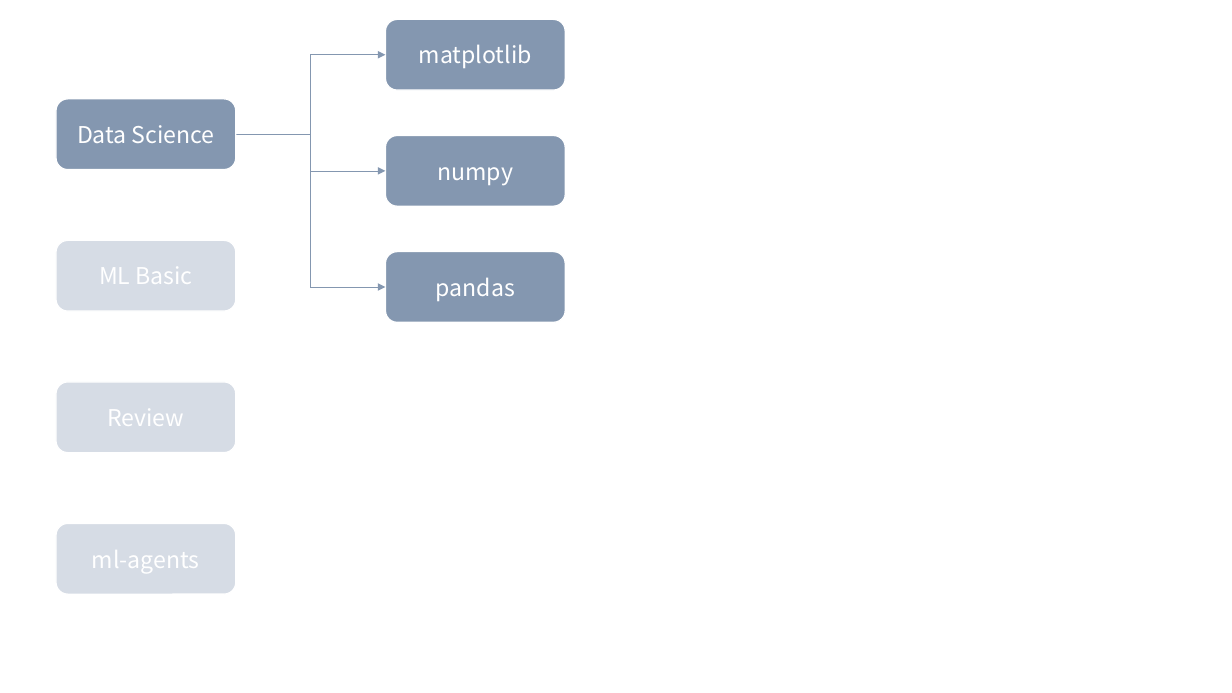
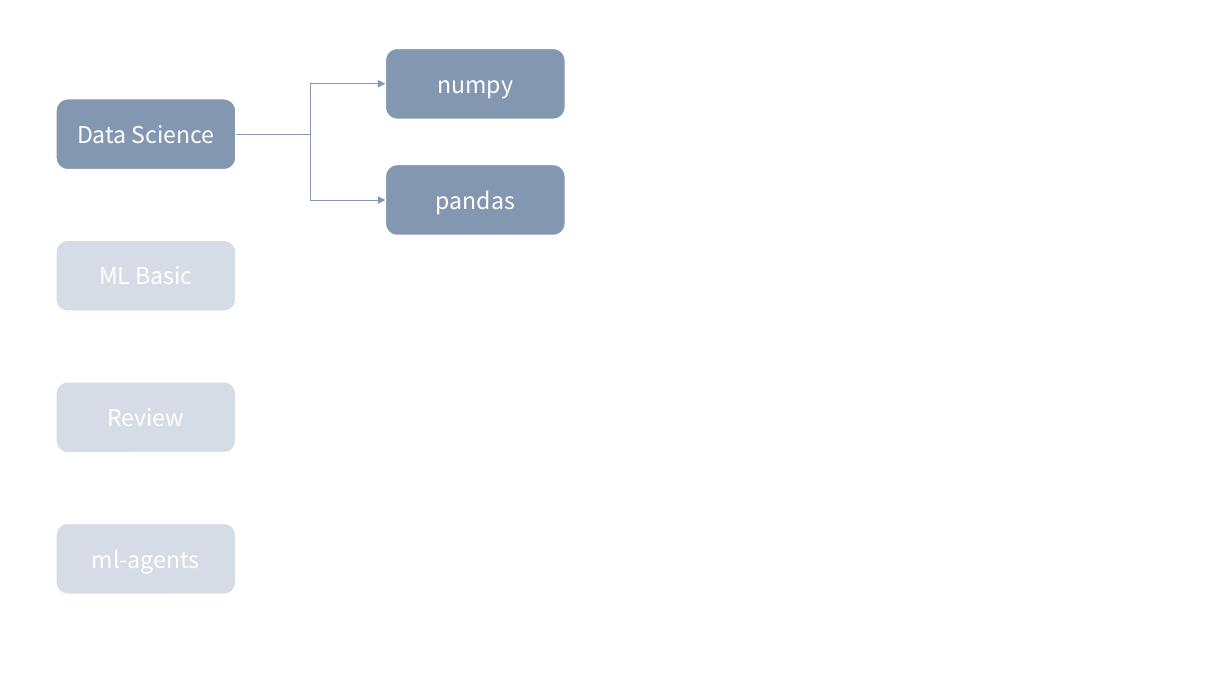
Before and after one commit to Linejin/ai_study, a slide deck: slide 2 of planning/AI seminar.pptx. Drawn at 1232x693 pixels with LibreOffice and Linux fonts; fonts in the diff are those of the drawing. Boxes give left, top, right and bottom in pixels: in the first picture for what was removed or moved away, otherwise in the second. Text is boxed around its words. In the diff, an @@ line names an element or a change of style, - is before the commit and + after.

```diff
--- a/planning/AI seminar.pptx
+++ b/planning/AI seminar.pptx
@@ rounded rectangle removed at box(385, 19, 566, 91) @@
-matplotlib
@@ elbow arrow removed from (236, 134) to (385, 55) @@
@@ rounded rectangle "numpy": place and size @@
-rounded rectangle "numpy" at box(385, 136, 566, 207)
+rounded rectangle "numpy" at box(385, 48, 566, 119)
@@ elbow arrow moved from (236, 134) - (385, 171) to (236, 134) - (385, 84) @@
@@ elbow arrow moved from (236, 134) - (385, 287) to (236, 134) - (385, 200) @@
@@ rounded rectangle "pandas": place and size @@
-rounded rectangle "pandas" at box(385, 251, 566, 323)
+rounded rectangle "pandas" at box(385, 165, 566, 236)
```
Also in this commit, not shown: 4 other slides changed, 10 slides added, 1 other file.
